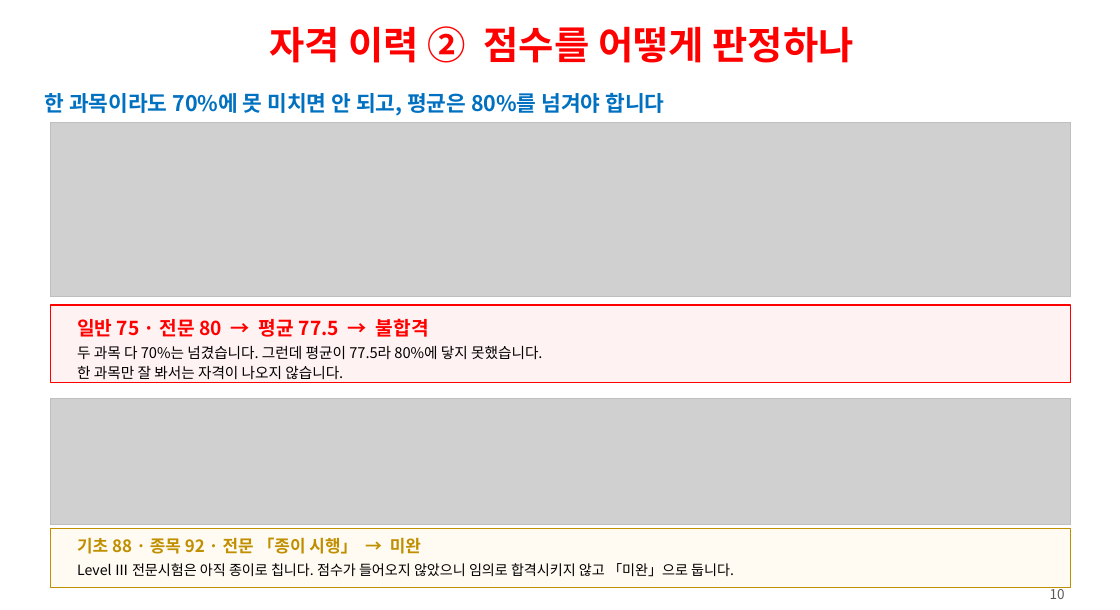
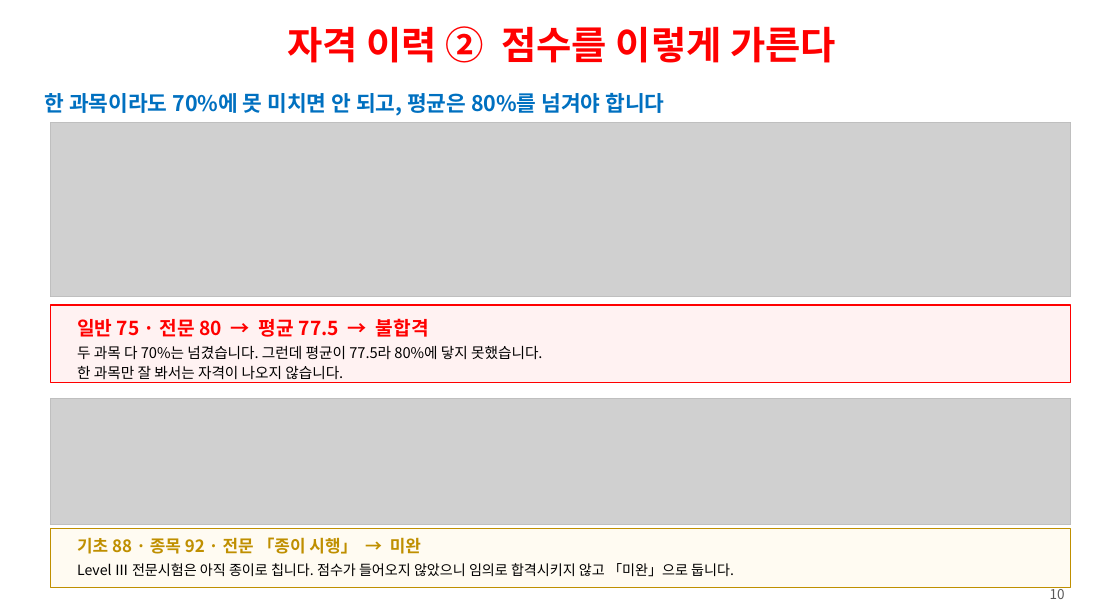
Before and after one commit to ys1277-sys/HIENDT-CBT, a slide deck: slide 10 of docs/발표자료-CBT-2026-08.pptx. Drawn at 1120x610 pixels with LibreOffice and Linux fonts; fonts in the diff are those of the drawing; grey boxes stand for pictures. Boxes give left, top, right and bottom in pixels: in the first picture for what was removed or moved away, otherwise in the second. Text is boxed around its words. In the diff, an @@ line names an element or a change of style, - is before the commit and + after.

```diff
--- a/docs/발표자료-CBT-2026-08.pptx
+++ b/docs/발표자료-CBT-2026-08.pptx
@@ text at (287, 26, 836, 63): text changed @@
-자격 이력 ② 점수를 어떻게 판정하나
+자격 이력 ② 점수를 이렇게 가른다
```
Also in this commit, not shown: 11 other slides changed, 1 other file.
